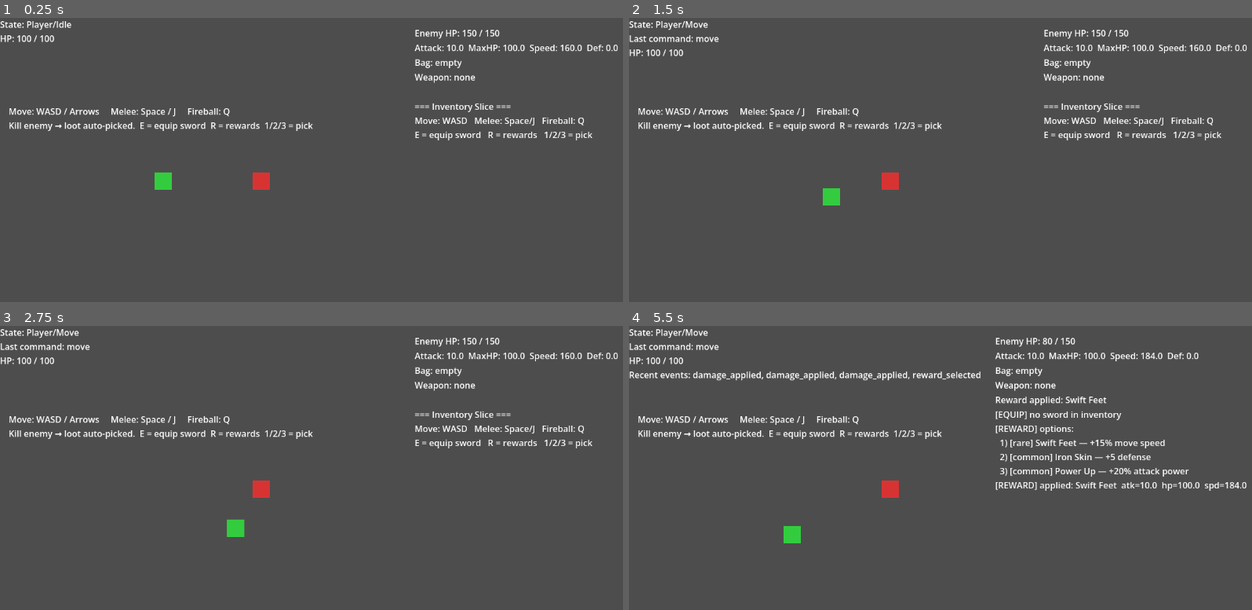
Above: before the commit, frames 1-4 (two rows, left to right).
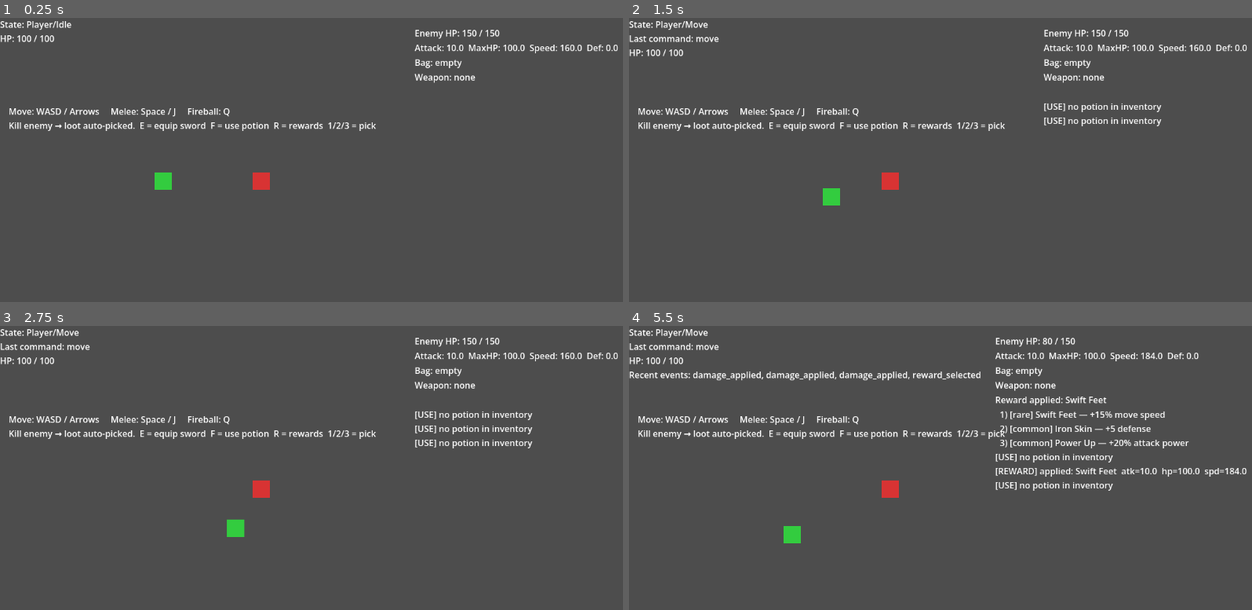
Above: after the commit, the same moments.

Repository: xiaofeiqiu/mkit
Game: Godot game, scene res://game/demo/bootstrap.tscn
Two runs of this game, one before a commit and one after it. Both use one fixed random seed, a clock stepped at 60 frames per second and the inputs below.
Inputs:
- Up to frame 1 (0.25 s): no input
- Up to frame 2 (1.5 s): tap Enter at 0.5 s; hold D 0.53-1.28 s; tap F at 0.6, 1.35 s; tap Space at 0.77 s; hold S from 1.28 s (still down)
- Up to frame 3 (2.75 s): tap Space at 1.52 s; release S at 2.03 s; hold D from 2.03 s (still down); tap J at 2.1 s; tap F at 2.3 s
- Up to frame 4 (5.5 s): release D at 2.78 s; hold W 2.78-3.53 s; tap Q at 2.85 s; tap Space at 3.02, 3.77, 4.52 s; tap F every 0.75 s from 3.05 to 5.3 s; hold A 3.53-5.03 s; tap E at 3.6 s; tap R at 4.35 s; hold S from 5.03 s (still down); tap 1 at 5.1 s

The runs differ from the first frame. In frame 1, 1.1% of the frame differs, in the area x 34-96%, y 30-44%; in frame 2, 1.2%; in frame 3, 1.3%; in frame 4, 2.7%, in the area x 34-100%, y 30-59%.

Commit message:
feat: cooldown 粉

Diff:
--- a/game/demo/phase3_inventory_slice.gd
+++ b/game/demo/phase3_inventory_slice.gd
@@ -9,6 +9,7 @@
 #           E = equip sword from inventory, R = generate rewards, 1/2/3 = pick reward
 
 @onready var player: Node = $Player
+@onready var _instructions_label: Label = $HUD/Instructions
 @onready var enemy: Node = $Enemy
 @onready var _hp_label: Label = $HUD/StatsPanel/EnemyHP
 @onready var _inv_label: Label = $HUD/StatsPanel/Inventory
@@ -28,9 +29,7 @@
 	_register_content()
 	_register_player_abilities()
 	_connect_events()
-	_log("=== Inventory Slice ===")
-	_log("Move: WASD   Melee: Space/J   Fireball: Q")
-	_log("E = equip sword   R = rewards   1/2/3 = pick")
+	_instructions_label.text = "Move: WASD / Arrows     Melee: Space / J     Fireball: Q\nKill enemy → loot auto-picked.  E = equip sword  F = use potion  R = rewards  1/2/3 = pick"
 
 
 func _process(_delta: float) -> void:
@@ -42,6 +41,8 @@
 		match event.keycode:
 			KEY_E:
 				_try_equip_sword()
+			KEY_F:
+				_try_use_potion()
 			KEY_R:
 				_generate_rewards()
 			KEY_1:
@@ -320,6 +321,35 @@
 		_log("[EQUIP] equip failed")
 
 
+func _try_use_potion() -> void:
+	var inv := player.get_node_or_null("Controllers/InventoryController") as InventoryController
+	if inv == null:
+		return
+
+	var potion := inv.find_item_by_definition("item.potion_small")
+	if potion == null:
+		_log("[USE] no potion in inventory")
+		return
+
+	var definition := inv.get_item_definition("item.potion_small")
+	if definition == null or definition.use_effects.is_empty():
+		_log("[USE] potion has no effects")
+		return
+
+	var health := player.get_node_or_null("Components/HealthComponent") as HealthComponent
+	var hp_before := health.current_hp if health != null else 0.0
+
+	var executor := ServiceRegistry.get_service("effects") as EffectExecutor
+	var ctx := GameplayContext.new()
+	ctx.source = player
+	ctx.target = player
+	executor.execute_many(definition.use_effects, ctx, true)
+
+	var hp_after := health.current_hp if health != null else 0.0
+	inv.remove_item_by_instance_id(potion.instance_id, 1)
+	_log("[USE] potion used  HP %.0f → %.0f" % [hp_before, hp_after])
+
+
 func _generate_rewards() -> void:
 	var ctx := GameplayContext.new()
 	ctx.source = player
--- a/game/demo/phase3_inventory_slice.tscn
+++ b/game/demo/phase3_inventory_slice.tscn
@@ -25,8 +25,7 @@
 offset_top = 160.0
 offset_right = 560.0
 offset_bottom = 240.0
-text = "Move: WASD / Arrows     Melee: Space / J     Fireball: Q
-Kill enemy → loot auto-picked.  E = equip sword  R = rewards  1/2/3 = pick"
+text = ""
 
 [node name="StatsPanel" type="VBoxContainer" parent="HUD"]
 anchor_left = 1.0
